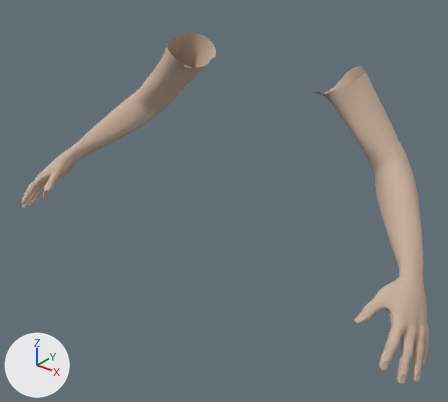
The FBX model Assets/Models/Characters/View_Model.fbx as it was, and as the next commit left it.
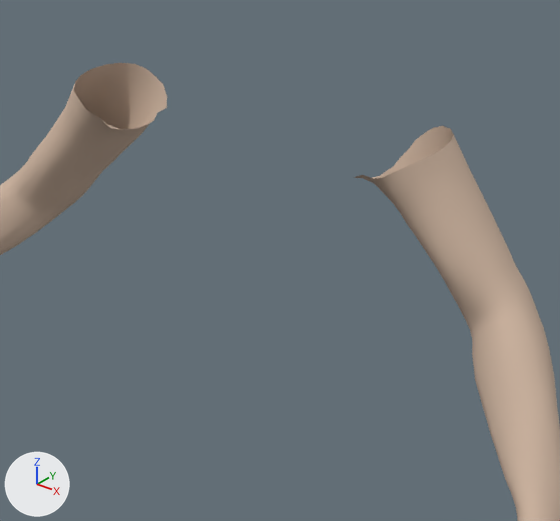
Each version appears first whole from a 50 mm camera at (4.62, -6.26, 1.97) aimed at (0.22, -0.76, -1.44), and next in a close-up on the part from 29% to 94% of the width and 0% to 68% of the height. The axes (+X, +Y, +Z) are drawn at lower left. The lights are the same throughout. Where no turn or scale is listed for an object, it has been applied to the vertices.

The first close-up shows 'view_modelMesh'.
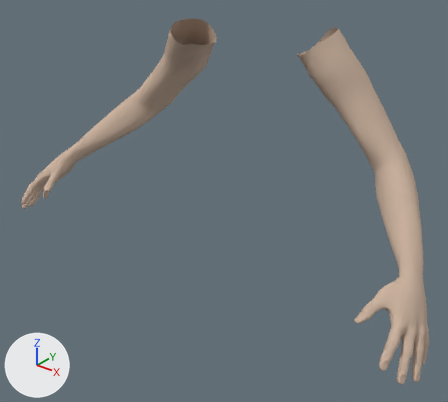
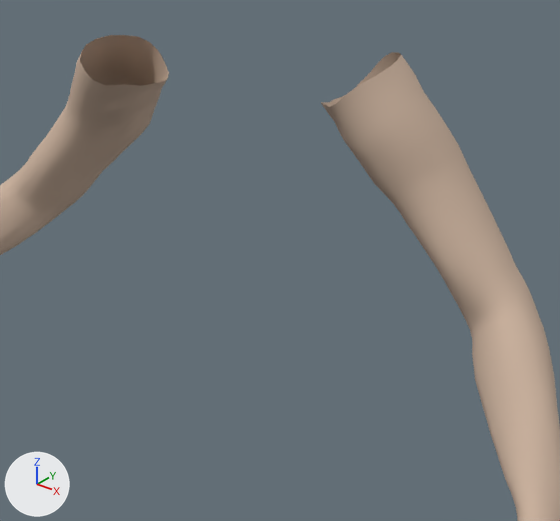
The change, as a diff of the scene's bpy script:
```diff
--- a/Assets/Models/Characters/View_Model.fbx.py
+++ b/Assets/Models/Characters/View_Model.fbx.py
@@ me_view_model @@
 # used by ob_view_modelmesh
-me_view_model.from_pydata(...)  # 4159 vertices, 4134 faces; spans x -3.15..3.16, y -1.7..0.57, z -1.61..0.98
+me_view_model.from_pydata(...)  # 4298 vertices, 4276 faces; spans x -3.15..3.16, y -1.7..0.51, z -1.61..1.34
+# me_view_model part 1
+# 23 vertices are removed from x -1.43..-0.95, y -0.13..0.57, z 0.58..0.98
+# 22 faces are deleted
+# 16 vertices move from x -1.47..-1.01, y -0.1..0.53, z 0.65..0.9 to x -1.46..-1.01, y -0.12..0.48, z 0.65..0.9
+# 53 vertices are added at x -1.33..-0.69, y -0.3..0.39, z 0.63..1.23
+# 7 new vertices lie (0.06, -0.04, 0.08) away from vertices in x -1.47..-1.04, y -0.09..0.51, z 0.69..0.89
+# 7 new vertices lie (0.07, -0.04, 0.08) away from vertices in x -1.36..-1.05, y -0.13..0.53, z 0.66..0.98
+# 7 new vertices lie (0.07, -0.05, 0.08) away from vertices in x -1.4..-1.01, y -0.16..0.48, z 0.65..0.97
+# 5 new vertices lie (0.07, -0.04, 0.08) away from vertices in x -1.33..-0.94, y -0.16..0.39, z 0.74..1.05
+# 5 new vertices lie (0.06, -0.05, 0.08) away from vertices in x -1.47..-0.89, y -0.08..0.53, z 0.66..1.02
+# 85 new faces join them
+# me_view_model part 2
+# 22 vertices are removed from x 0.99..1.48, y -0.1..0.53, z 0.58..0.9
+# 21 faces are deleted
+# 71 vertices are added at x 0.69..1.46, y -0.18..0.48, z 0.65..1.34
+# 16 new vertices lie (0.09, 0.03, -0.11) away from vertices in x 0.69..1.14, y -0.18..0.4, z 1.03..1.34
+# 13 new vertices lie (0.07, -0.01, -0.09) away from vertices in x 0.78..1.23, y -0.15..0.43, z 0.92..1.23
+# 100 new faces join them
 me_view_model.materials.append(mat_view_model)
```

Boxes [x1, y1, x2, y2] around the edits, measured in the close-ups (560 x 521 px):
'view_modelMesh', reshaped: before [0, 63, 560, 521]; after [0, 35, 560, 521]
part 1 of me_view_model, built on: before [67, 63, 167, 131]; after [67, 35, 169, 131]
part 2 of me_view_model, built on: before [355, 126, 459, 191]; after [321, 52, 459, 191]
